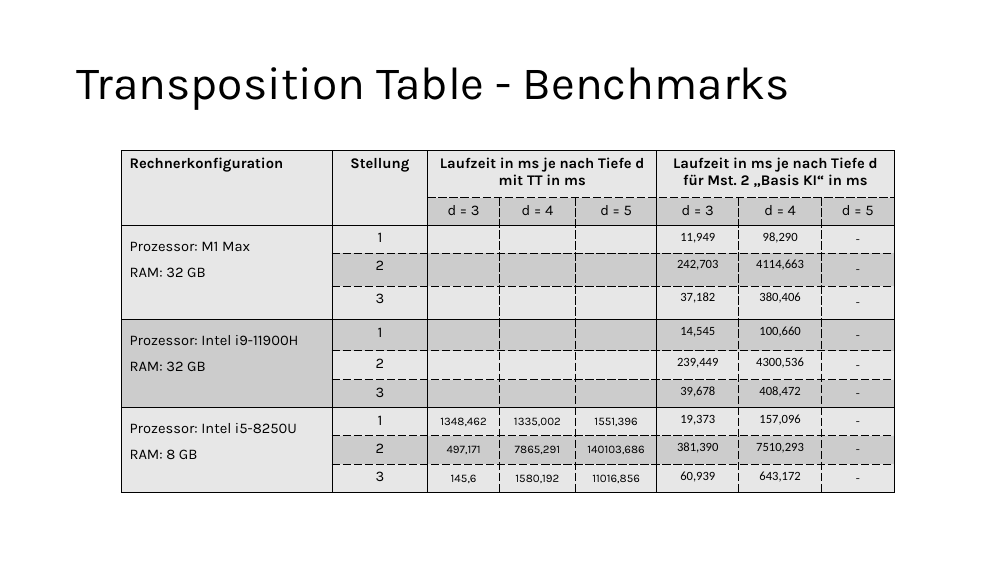
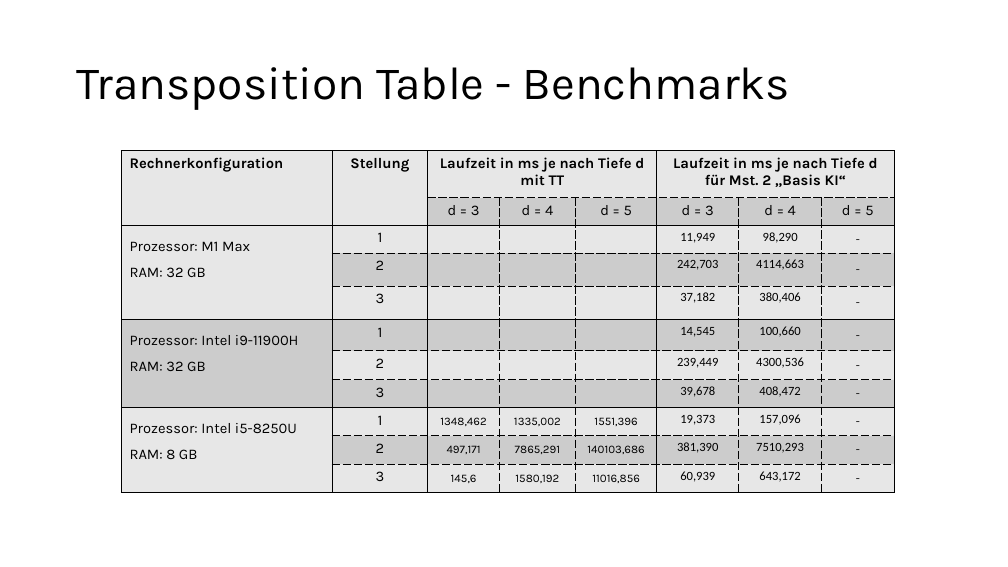
Before and after one commit to patrickzda/chess_engine, a slide deck: slide 11 of presentations/PJ_KI_MST3.pptx. Drawn at 1008x567 pixels with LibreOffice and Linux fonts; fonts in the diff are those of the drawing. Boxes give left, top, right and bottom in pixels: in the first picture for what was removed or moved away, otherwise in the second. Text is boxed around its words. In the diff, an @@ line names an element or a change of style, - is before the commit and + after.

```diff
--- a/presentations/PJ_KI_MST3.pptx
+++ b/presentations/PJ_KI_MST3.pptx
@@ table at <box>121,150,895,493</box> @@
-row 1, column 3: Laufzeit in ms je nach Tiefe d mit TT in ms
+row 1, column 3: Laufzeit in ms je nach Tiefe d mit TT
-row 1, column 6: Laufzeit in ms je nach Tiefe d für Mst. 2 „Basis KI“ in ms
+row 1, column 6: Laufzeit in ms je nach Tiefe d für Mst. 2 „Basis KI“
```
Also in this commit, not shown: 2 other slides changed.
